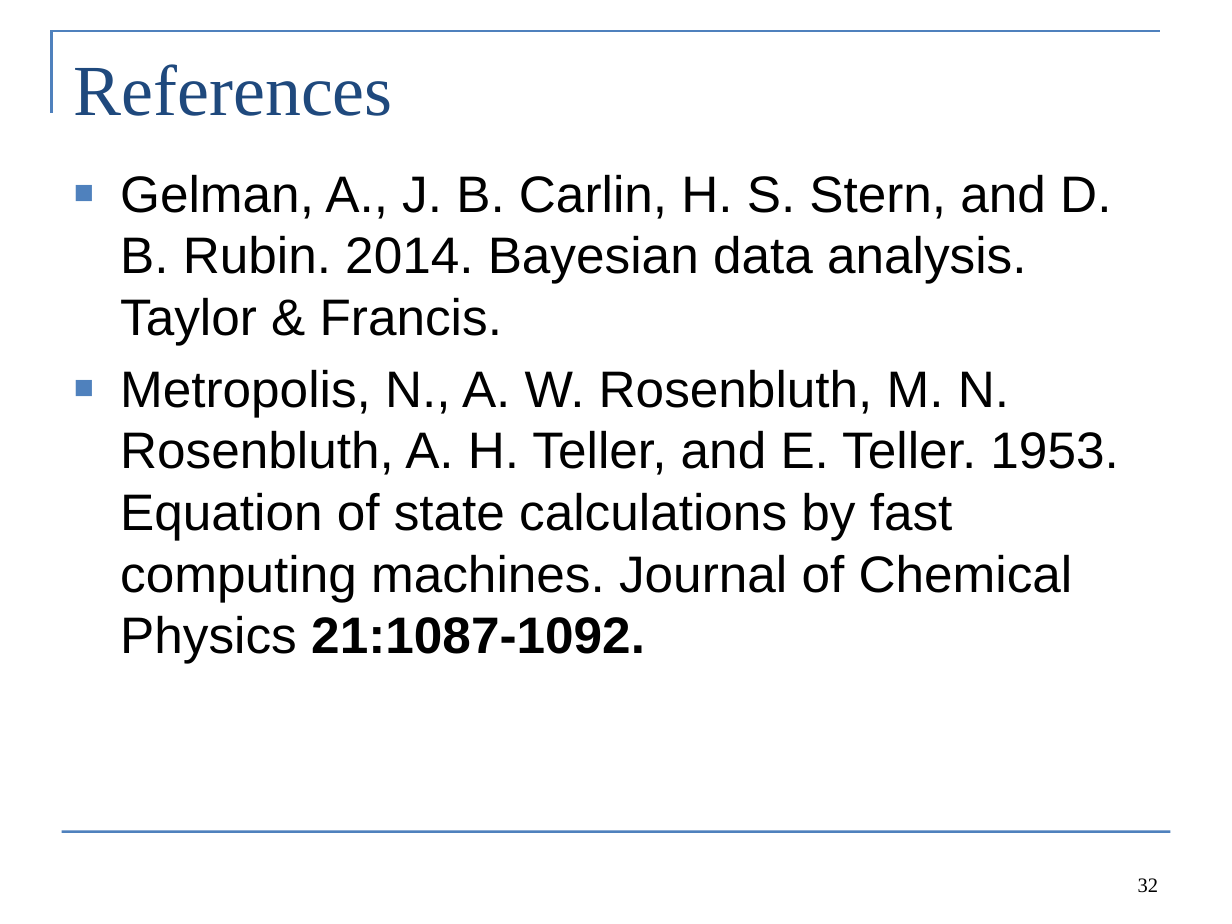
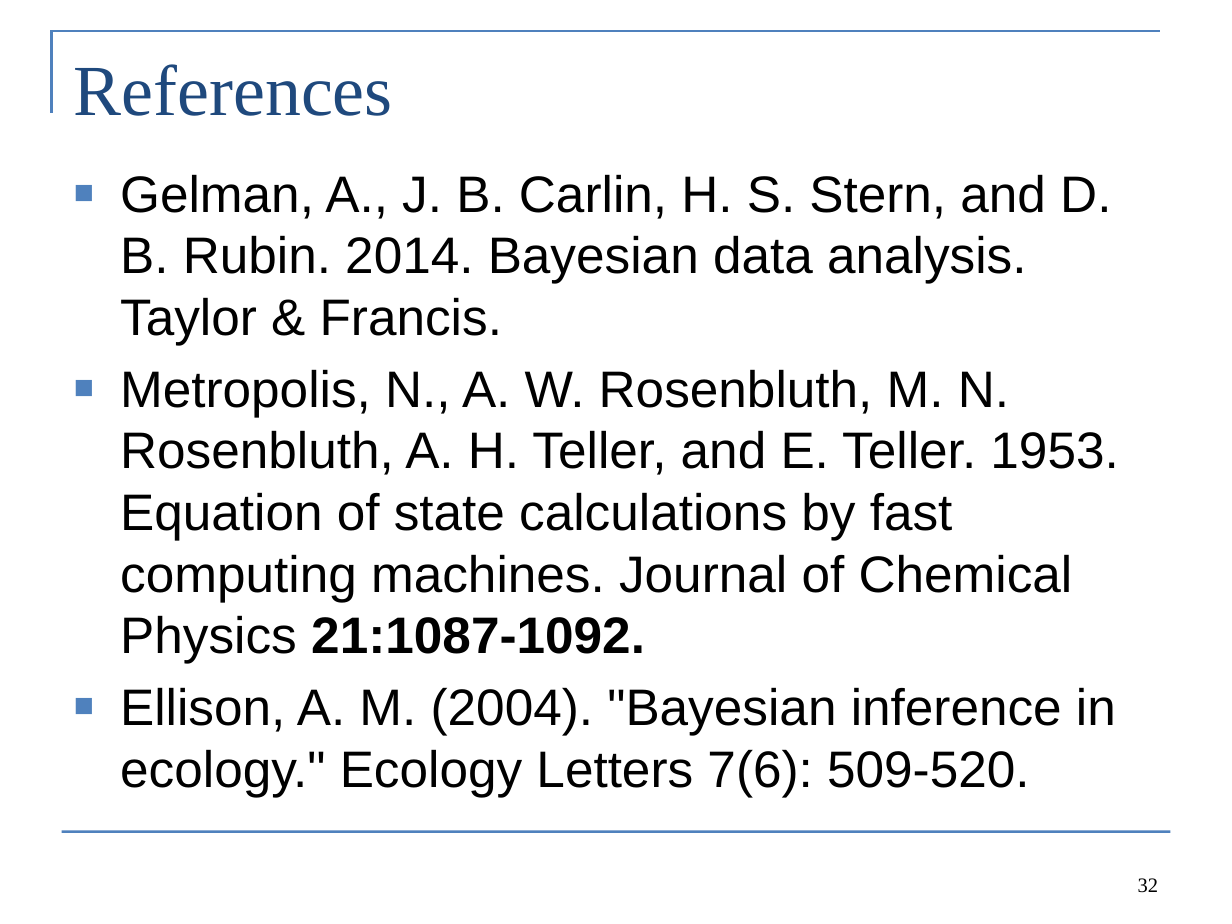
Before and after one commit to colemonnahan/bayes_workshop, a slide deck: slide 32 of dia2/lecture2_bayes.pptx. Drawn at 1232x924 pixels with LibreOffice and Linux fonts; fonts in the diff are those of the drawing. Boxes give left, top, right and bottom in pixels: in the first picture for what was removed or moved away, otherwise in the second. Text is boxed around its words. In the diff, an @@ line names an element or a change of style, - is before the commit and + after.

```diff
--- a/dia2/lecture2_bayes.pptx
+++ b/dia2/lecture2_bayes.pptx
@@ text at box(120, 687, 1116, 797): paragraph added @@
+■ Ellison, A. M. (2004). "Bayesian inference in ecology." Ecology Letters 7(6): 509-520.
```
Also in this commit, not shown: 3 other slides changed, 3 other files.
